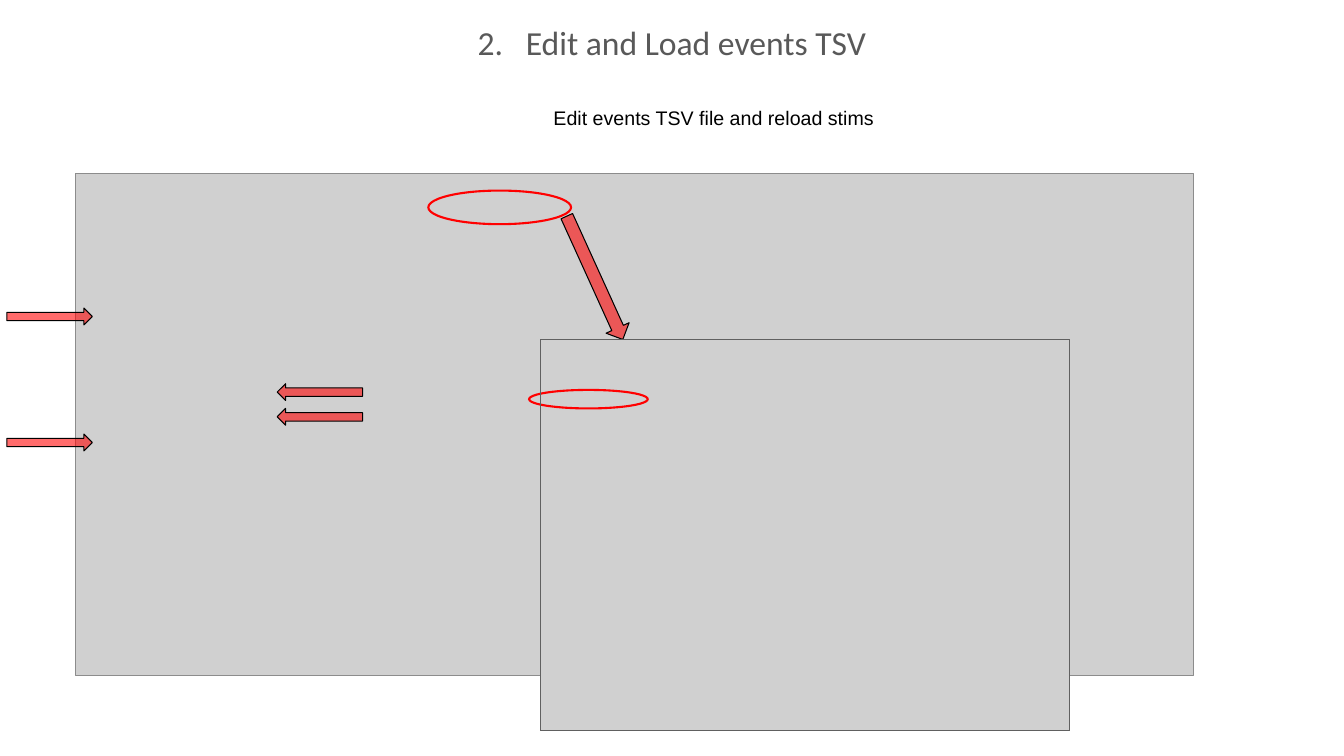
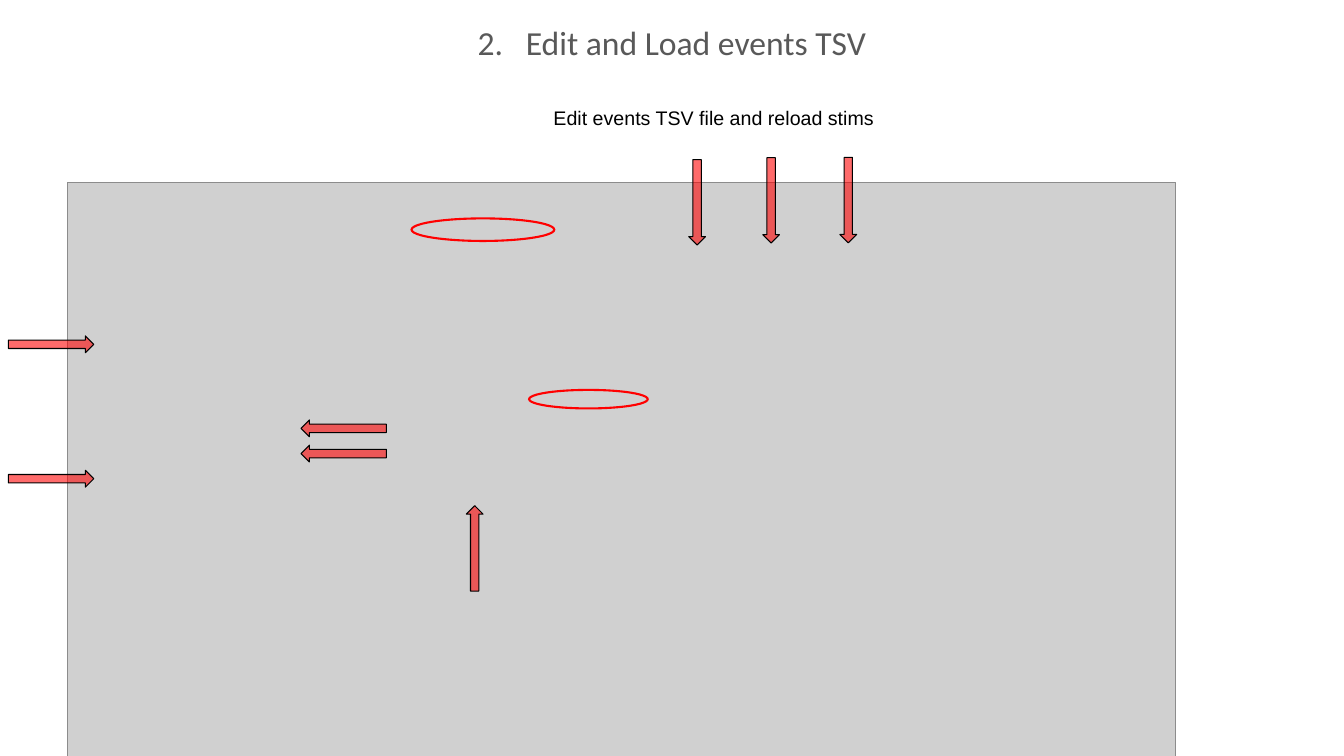
Before and after one commit to BUNPC/Homer3, a slide deck: slide 24 of Docs/DesignNotes.ppt. Drawn at 1344x756 pixels with LibreOffice and Linux fonts; fonts in the diff are those of the drawing; grey boxes stand for pictures. Boxes give left, top, right and bottom in pixels: in the first picture for what was removed or moved away, otherwise in the second. Text is boxed around its words. In the diff, an @@ line names an element or a change of style, - is before the commit and + after.

```diff
--- a/Docs/DesignNotes.ppt
+++ b/Docs/DesignNotes.ppt
@@ right arrow at <box>688,159,705,245</box>: proportions changed; rotation 65 to 90 degrees @@
@@ right arrow added at <box>763,157,780,243</box>, fill #FF0000 at 58% opacity, outline #000000 0.74 pt @@
@@ right arrow added at <box>839,157,856,243</box>, fill #FF0000 at 58% opacity, outline #000000 0.74 pt @@
@@ picture: place and size @@
-picture at <box>76,173,1193,675</box>
+picture at <box>68,182,1176,756</box>
@@ ellipse: place and size @@
-ellipse at <box>428,190,571,224</box>
+ellipse at <box>411,219,554,241</box>
@@ right arrow: place and size @@
-right arrow at <box>7,308,93,325</box>
+right arrow at <box>8,335,94,353</box>
@@ picture removed at <box>540,340,1069,730</box> @@
@@ rectangle removed at <box>540,340,1069,730</box> @@
@@ right arrow: place and size @@
-right arrow at <box>277,408,363,425</box>
+right arrow at <box>301,420,387,437</box>
@@ right arrow at <box>301,445,387,462</box>: proportions changed @@
@@ right arrow: place and size @@
-right arrow at <box>277,384,363,401</box>
+right arrow at <box>301,445,387,462</box>
@@ right arrow: place and size @@
-right arrow at <box>7,434,93,451</box>
+right arrow at <box>8,471,94,488</box>
@@ right arrow at <box>8,471,94,488</box>: proportions changed @@
@@ right arrow added at <box>466,506,484,591</box>, fill #FF0000 at 58% opacity, outline #000000 0.74 pt @@
```
Also in this commit, not shown: 2 other slides changed, 2 other files.
